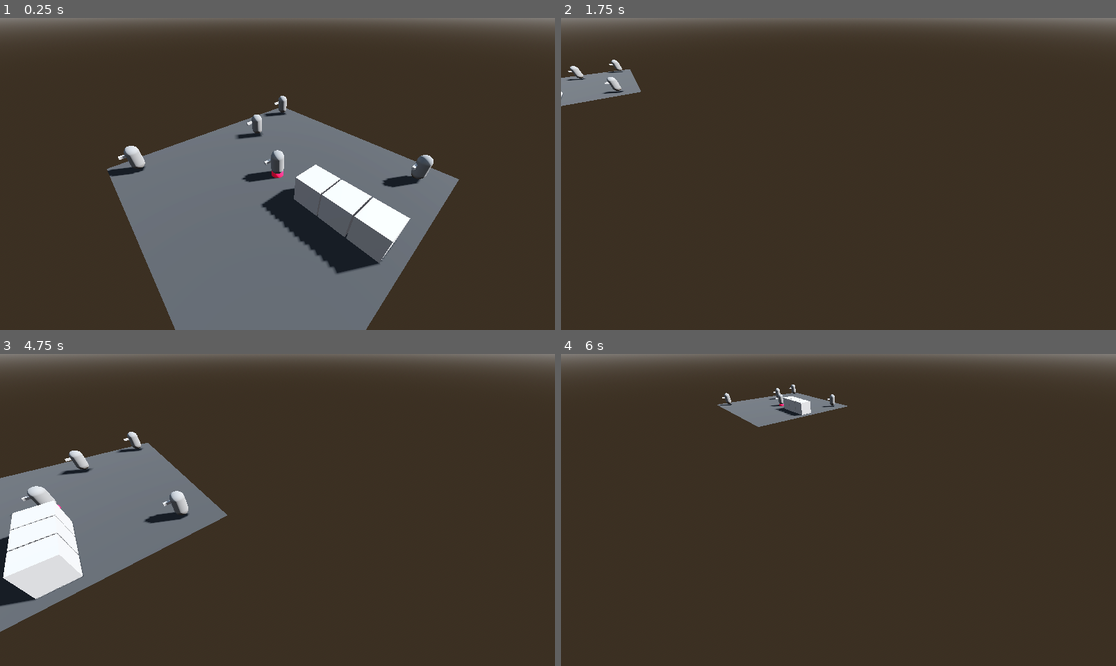
Above: before the commit, frames 1-4 (two rows, left to right).
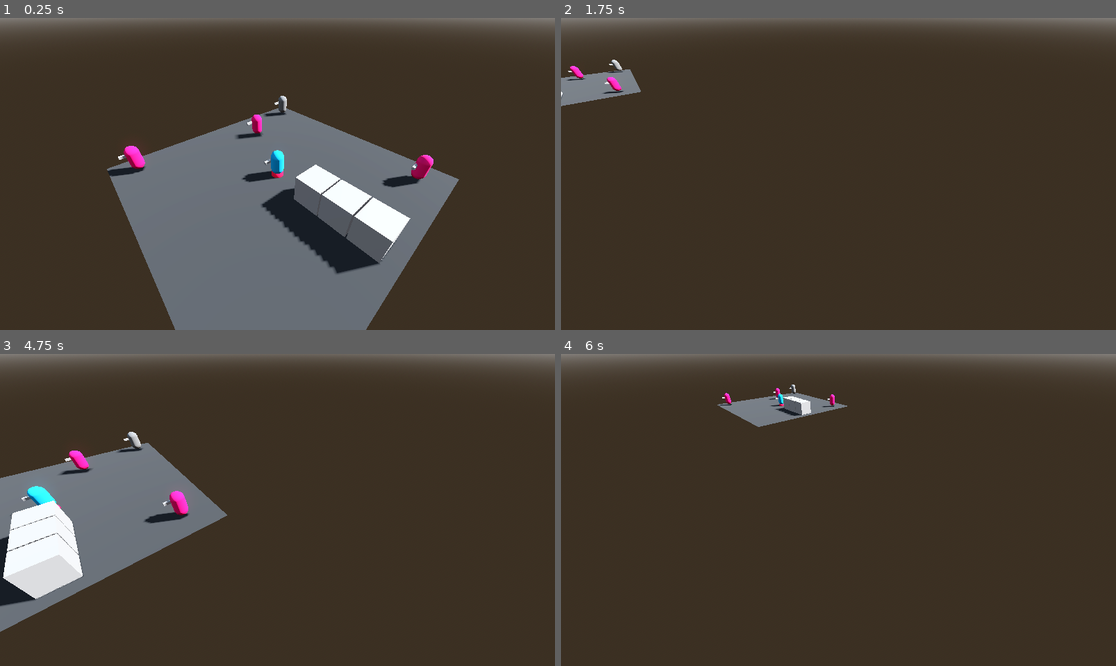
Above: after the commit, the same moments.

Repository: Nordtwig/metrotopia-combat
Game: Godot game, scene res://main.tscn
The game is run twice, just before and just after one commit, with the same random seed, the same clock (stepped at 60 frames per second) and the same inputs.
Inputs (mouse positions are in pixels of both pictures, inside the frame that each line leads up to):
- Up to frame 1 (0.25 s): no input
- Up to frame 2 (1.75 s): tap Enter (ui_accept) at 0.5, 0.77, 1.52 s; move the mouse to (960, 158) at 0.52 s; press the mouse at (960, 158) at 0.53 s; hold D (pan_right) 0.53-1.28 s; move the mouse to (727, 189) at 1.27 s; release the mouse at (727, 189) at 1.28 s; hold S (pan_backward) from 1.28 s (still down); right-click (727, 189) at 1.35 s
- Up to frame 3 (4.75 s): move the mouse to (333, 441) at 2.02 s; release S (pan_backward) at 2.03 s; press the mouse at (333, 441) at 2.03 s; hold D (pan_right) 2.03-2.78 s; move the mouse to (249, 572) at 2.77 s; release the mouse at (249, 572) at 2.78 s; hold W (pan_forward) 2.78-3.53 s; right-click (249, 572) at 2.85 s; click (249, 572) at 2.92 s; tap Enter (ui_accept) at 3.02, 3.5, 3.77, 4.25, 4.52 s; move the mouse to (444, 556) at 3.52 s; press the mouse at (444, 556) at 3.53 s; hold A (pan_left) from 3.53 s (still down); move the mouse to (111, 463) at 4.27 s; release the mouse at (111, 463) at 4.28 s; right-click (111, 463) at 4.35 s
- Up to frame 4 (6 s): move the mouse to (866, 510) at 5.02 s; release A (pan_left) at 5.03 s; press the mouse at (866, 510) at 5.03 s; hold S (pan_backward) 5.03-5.78 s; move the mouse to (755, 432) at 5.77 s; release the mouse at (755, 432) at 5.78 s; hold D (pan_right) from 5.78 s (still down); right-click (755, 432) at 5.85 s

The runs differ from the first frame. In frame 1, 0.6% of the frame differs, in the area x 22-79%, y 30-52%; in frame 2, 0.1%; in frame 3, 0.5%; in frame 4, 0.1%.

Commit message:
add faction specific materials

Diff:
--- a/actor.gd
+++ b/actor.gd
@@ -18,6 +18,7 @@
 @export var _bullet_scene: PackedScene
 @export var actor_faction: FACTION
 @export var actor_state: STATE = STATE.ALIVE
+@export var uniform_material: Material
 
 var _target: Node3D = null
 var _is_ready_to_shoot: bool = true
@@ -28,6 +29,7 @@
 @onready var gun_cycle_timer: Timer = get_node("Rifle/GunCycleTimer")
 @onready var animation_player: AnimationPlayer = get_node("AnimationPlayer")
 @onready var hitbox_component: HitboxComponent = get_node("HitboxComponent")
+@onready var model_mesh: MeshInstance3D = get_node("Model/MeshInstance3D")
 
 
 func _ready() -> void:
@@ -35,9 +37,12 @@
 	# TODO Implement Faction Data Object and Materials Object
 	# %Model/MeshInstance3D.mesh.material =
 
+
 	nav_agent.velocity_computed.connect(_on_velocity_computed)
 	gun_cycle_timer.timeout.connect(_on_gun_cycle_timer_timeout)
 	Events.actor_died.connect(_on_actor_died)
+
+	model_mesh.material_override = uniform_material
 
 	match actor_state:
 		STATE.ALIVE:
--- /dev/null
+++ b/faction_uniform_cartel.tres
@@ -0,0 +1,4 @@
+[gd_resource type="StandardMaterial3D" format=3 uid="uid://bypwg2os2xcfs"]
+
+[resource]
+albedo_color = Color(0.920898, 0, 0.409143, 1)
--- a/main.tscn
+++ b/main.tscn
@@ -1,9 +1,12 @@
-[gd_scene load_steps=16 format=3 uid="uid://b2pg8t866gqbf"]
+[gd_scene load_steps=19 format=3 uid="uid://b2pg8t866gqbf"]
 
 [ext_resource type="Script" path="res://game_manager.gd" id="1_krrju"]
 [ext_resource type="PackedScene" uid="uid://c5kqo4s4wkjd5" path="res://actor.tscn" id="1_ofkfo"]
 [ext_resource type="PackedScene" uid="uid://by1k17wl5mso1" path="res://wall_segment.tscn" id="2_uxo1b"]
 [ext_resource type="Script" path="res://camera.gd" id="3_2sdfu"]
+[ext_resource type="Material" uid="uid://mxco6sm3daii" path="res://faction_uniform_player.tres" id="5_vcap6"]
+[ext_resource type="Material" uid="uid://bc4htv7rxrpe0" path="res://faction_uniform_neutral.tres" id="6_iss8g"]
+[ext_resource type="Material" uid="uid://bypwg2os2xcfs" path="res://faction_uniform_cartel.tres" id="6_nxp1p"]
 
 [sub_resource type="ProceduralSkyMaterial" id="ProceduralSkyMaterial_o260w"]
 sky_horizon_color = Color(0.64625, 0.65575, 0.67075, 1)
@@ -92,22 +95,27 @@
 [node name="Actors" type="Node3D" parent="."]
 
 [node name="Actor" parent="Actors" instance=ExtResource("1_ofkfo")]
+uniform_material = ExtResource("5_vcap6")
 
 [node name="Actor2" parent="Actors" instance=ExtResource("1_ofkfo")]
 transform = Transform3D(1, 0, 0, 0, 1, 0, 0, 0, 1, 7.675, 0, -7.49206)
 actor_faction = 2
+uniform_material = ExtResource("6_nxp1p")
 
 [node name="Actor3" parent="Actors" instance=ExtResource("1_ofkfo")]
 transform = Transform3D(1, 0, 0, 0, 1, 0, 0, 0, 1, -6.20343, 0, -2.84393)
 actor_faction = 2
+uniform_material = ExtResource("6_nxp1p")
 
 [node name="Actor4" parent="Actors" instance=ExtResource("1_ofkfo")]
 transform = Transform3D(1, 0, 0, 0, 1, 0, 0, 0, 1, -8.06587, 0, 7.90332)
 actor_faction = 2
+uniform_material = ExtResource("6_nxp1p")
 
 [node name="Actor5" parent="Actors" instance=ExtResource("1_ofkfo")]
 transform = Transform3D(1, 0, 0, 0, 1, 0, 0, 0, 1, -8.3556, 0, -8.43471)
 actor_faction = 3
+uniform_material = ExtResource("6_iss8g")
 
 [node name="StaticBody3D" type="StaticBody3D" parent="." groups=["ground"]]
 
